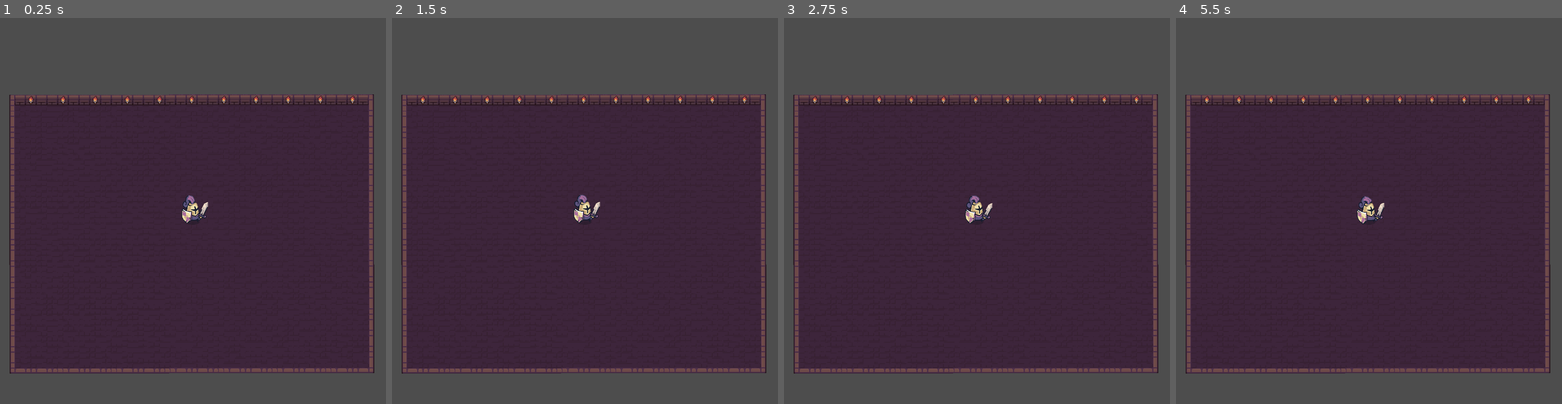
Above: before the commit, frames 1-4 (left to right).
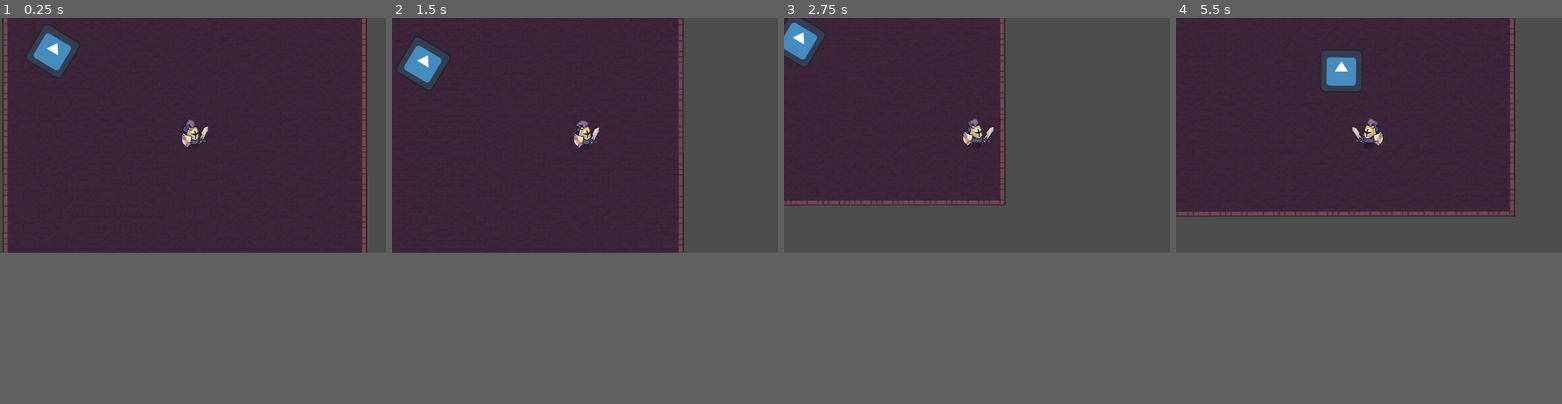
Above: after the commit, the same moments.

Repository: BenjaminLiras/BulletHell-Videojuego-Godot
Game: Godot game, scene res://Scenes/Mapa.tscn
Same seed, same stepped clock (60 frames per second), same inputs: the game is played once before the commit and once after it. The engine's default icon, where the game draws it, is replaced by a stand-in: a white triangle on a blue panel in a dark square.
Inputs:
- Up to frame 1 (0.25 s): no input
- Up to frame 2 (1.5 s): hold D (ui_right, bound only after the commit) 0.53-1.28 s; hold S (ui_down, bound only after the commit) from 1.28 s (still down)
- Up to frame 3 (2.75 s): release S (ui_down, bound only after the commit) at 2.03 s; hold D (ui_right, bound only after the commit) from 2.03 s (still down)
- Up to frame 4 (5.5 s): release D (ui_right, bound only after the commit) at 2.78 s; hold W (ui_up, bound only after the commit) 2.78-3.53 s; hold A (ui_left, bound only after the commit) 3.53-5.03 s; hold S (ui_down, bound only after the commit) from 5.03 s (still down)
In our replay, the window is 799x799 before the commit and 799x486 after it. These sizes can differ from the game's own. Grey fills any space a smaller window leaves; there, only what the larger window draws over its background counts as a difference.

The runs differ from the first frame. In frame 1, 33% of the frame differs, in the area x 0-100%, y 0-100%; in frame 2, 37%; in frame 3, 47%; in frame 4, 43%.

Commit message:
Correcion animacion y primer test de enemigo

Diff:
--- a/bullet-hell/Scenes/Mapa.tscn
+++ b/bullet-hell/Scenes/Mapa.tscn
@@ -2,6 +2,7 @@
 
 [ext_resource type="Texture2D" uid="uid://bh0fdq0mb3v1a" path="res://2D Pixel Dungeon Asset Pack/Dungeon_Tileset_at.png" id="1_8pptk"]
 [ext_resource type="PackedScene" uid="uid://cr7ripr5y74aq" path="res://Scenes/jogador.tscn" id="2_w7gao"]
+[ext_resource type="PackedScene" uid="uid://dbbjic3ayev7a" path="res://Scenes/enemigo.tscn" id="3_khvlp"]
 
 [sub_resource type="TileMapPattern" id="TileMapPattern_w7gao"]
 tile_data = PackedInt32Array(0, 720897, 23, 65536, 720897, 24, 131072, 720897, 25, 196608, 720897, 26, 262144, 720897, 27, 327680, 720897, 28, 393216, 720897, 29)
@@ -1045,5 +1046,9 @@
 tile_map_data = PackedByteArray("AAABAAEAAQALABgAAAABAAIAAQALABcAAAABAAMAAQALABgAAAABAAQAAQALABkAAAABAAUAAQALABoAAAABAA …(56496 unchanged characters)…
 tile_set = SubResource("TileSet_snmdh")
 
+[node name="enemigo" parent="." unique_id=1063411300 node_paths=PackedStringArray("jogador") instance=ExtResource("3_khvlp")]
+position = Vector2(130, 144)
+jogador = NodePath("../Node2D")
+
 [node name="Node2D" parent="." unique_id=2037753932 instance=ExtResource("2_w7gao")]
-position = Vector2(560, 364)
+position = Vector2(581, 414)
--- /dev/null
+++ b/bullet-hell/Scenes/enemigo.tscn
@@ -0,0 +1,17 @@
+[gd_scene format=3 uid="uid://dbbjic3ayev7a"]
+
+[ext_resource type="Script" uid="uid://bal6iepaepthu" path="res://Scripts/enemigo.gd" id="1_t4vig"]
+[ext_resource type="Texture2D" uid="uid://bsv24otegwcxv" path="res://icon.svg" id="2_6hm1l"]
+
+[sub_resource type="RectangleShape2D" id="RectangleShape2D_y42jf"]
+size = Vector2(127, 127)
+
+[node name="enemigo" type="CharacterBody2D" unique_id=1063411300]
+script = ExtResource("1_t4vig")
+
+[node name="Sprite2D" type="Sprite2D" parent="." unique_id=1970304354]
+texture = ExtResource("2_6hm1l")
+
+[node name="CollisionShape2D" type="CollisionShape2D" parent="." unique_id=1546826821]
+position = Vector2(-0.5, -0.5)
+shape = SubResource("RectangleShape2D_y42jf")
--- /dev/null
+++ b/bullet-hell/Scripts/enemigo.gd
@@ -0,0 +1,13 @@
+extends CharacterBody2D
+@export var jogador: Node2D
+
+
+const SPEED = 150
+
+
+func _physics_process(delta: float) -> void:
+	var direccion = (jogador.position-position).normalized()
+	velocity = SPEED * direccion
+	look_at(jogador.position)
+
+	move_and_slide()
--- a/bullet-hell/Scripts/jogador.gd
+++ b/bullet-hell/Scripts/jogador.gd
@@ -24,7 +24,7 @@
 		velocity.y = move_toward(velocity.y, 0, SPEED)
 
 	var direccion = 0
-	if velocity.x == 0:
+	if velocity.x == 0 and velocity.y == 0:
 		animated_sprite_2d.play("idle")
 
 	if Input.is_action_pressed("ui_right"):
@@ -40,9 +40,11 @@
 
 	if Input.is_action_pressed("ui_up"):
 		direction_y += 1
+		animated_sprite_2d.play("walk_right")
 
 	if Input.is_action_pressed("ui_down"):
 		direction_y -= 1
+		animated_sprite_2d.play("walk_right")
 
 
 
--- a/bullet-hell/project.godot
+++ b/bullet-hell/project.godot
@@ -17,8 +17,38 @@
 
 [display]
 
-window/size/viewport_height=1152
-window/size/mode=3
+window/size/viewport_height=700
+
+[input]
+
+ui_left={
+"deadzone": 0.5,
+"events": [Object(InputEventKey,"resource_local_to_scene":false,"resource_name":"","device":-1,"window_id":0,"alt_pressed":false,"shift_pressed":false,"ctrl_pressed":false,"meta_pressed":false,"pressed":false,"keycode":65,"physical_keycode":0,"key_label":0,"unicode":97,"location":0,"echo":false,"script":null)
+, Object(InputEventJoypadButton,"resource_local_to_scene":false,"resource_name":"","device":-1,"button_index":13,"pressure":0.0,"pressed":false,"script":null)
+, Object(InputEventJoypadMotion,"resource_local_to_scene":false,"resource_name":"","device":-1,"axis":0,"axis_value":-1.0,"script":null)
+]
+}
+ui_right={
+"deadzone": 0.5,
+"events": [Object(InputEventKey,"resource_local_to_scene":false,"resource_name":"","device":-1,"window_id":0,"alt_pressed":false,"shift_pressed":false,"ctrl_pressed":false,"meta_pressed":false,"pressed":false,"keycode":68,"physical_keycode":0,"key_label":0,"unicode":100,"location":0,"echo":false,"script":null)
+, Object(InputEventJoypadButton,"resource_local_to_scene":false,"resource_name":"","device":-1,"button_index":14,"pressure":0.0,"pressed":false,"script":null)
+, Object(InputEventJoypadMotion,"resource_local_to_scene":false,"resource_name":"","device":-1,"axis":0,"axis_value":1.0,"script":null)
+]
+}
+ui_up={
+"deadzone": 0.5,
+"events": [Object(InputEventKey,"resource_local_to_scene":false,"resource_name":"","device":-1,"window_id":0,"alt_pressed":false,"shift_pressed":false,"ctrl_pressed":false,"meta_pressed":false,"pressed":false,"keycode":87,"physical_keycode":0,"key_label":0,"unicode":119,"location":0,"echo":false,"script":null)
+, Object(InputEventJoypadButton,"resource_local_to_scene":false,"resource_name":"","device":-1,"button_index":11,"pressure":0.0,"pressed":false,"script":null)
+, Object(InputEventJoypadMotion,"resource_local_to_scene":false,"resource_name":"","device":-1,"axis":1,"axis_value":-1.0,"script":null)
+]
+}
+ui_down={
+"deadzone": 0.5,
+"events": [Object(InputEventKey,"resource_local_to_scene":false,"resource_name":"","device":-1,"window_id":0,"alt_pressed":false,"shift_pressed":false,"ctrl_pressed":false,"meta_pressed":false,"pressed":false,"keycode":83,"physical_keycode":0,"key_label":0,"unicode":115,"location":0,"echo":false,"script":null)
+, Object(InputEventJoypadButton,"resource_local_to_scene":false,"resource_name":"","device":-1,"button_index":12,"pressure":0.0,"pressed":false,"script":null)
+, Object(InputEventJoypadMotion,"resource_local_to_scene":false,"resource_name":"","device":-1,"axis":1,"axis_value":1.0,"script":null)
+]
+}
 
 [physics]
 
Not shown, added: bullet-hell/Scripts/enemigo.gd.uid
